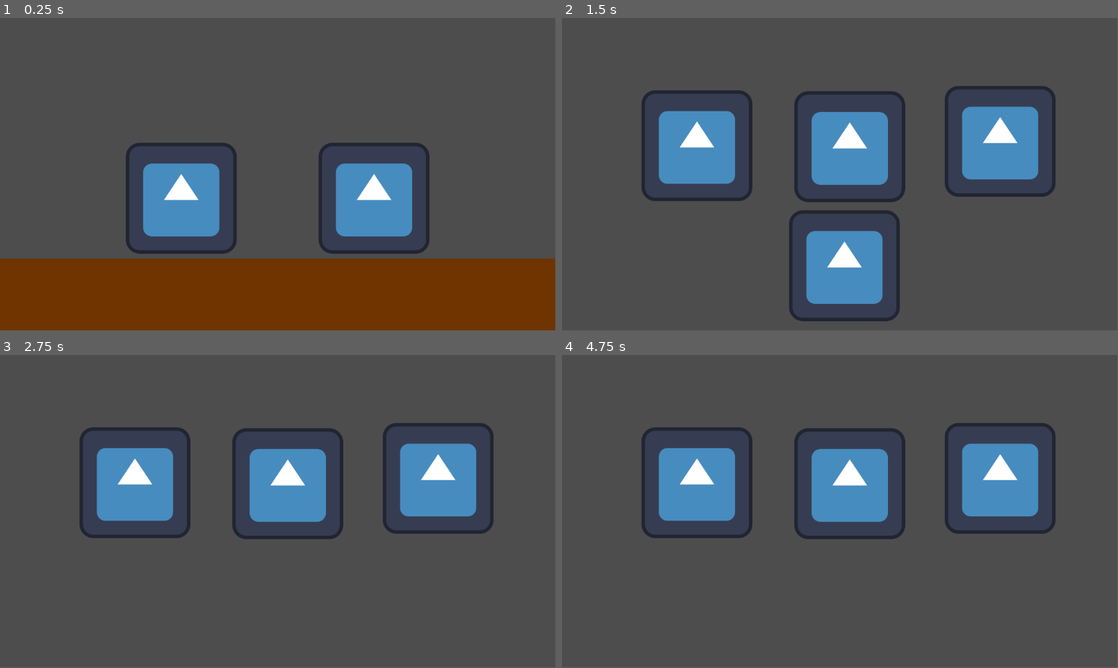
Above: before the commit, frames 1-4 (two rows, left to right).
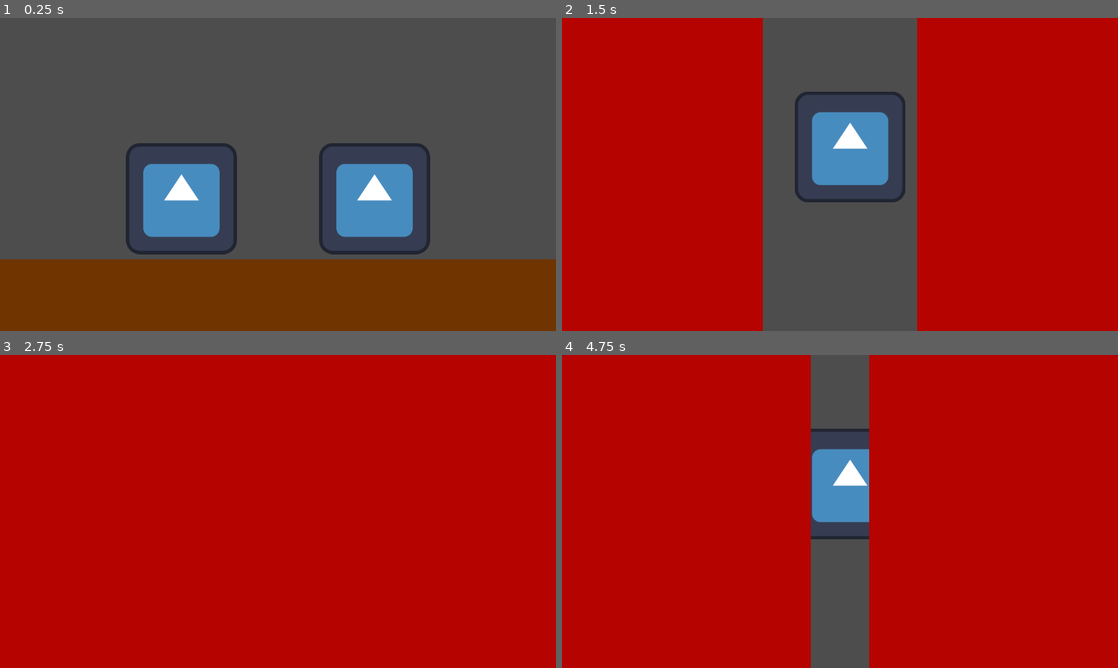
Above: after the commit, the same moments.

Repository: frn1/GGJ-2024
Game: Godot game, scene res://scenes/main.tscn
Two runs of this game, one before a commit and one after it. Both use one fixed random seed, a clock stepped at 60 frames per second and the inputs below. The engine's default icon, where the game draws it, is replaced by a stand-in: a white triangle on a blue panel in a dark square.
Inputs (mouse positions are in pixels of both pictures, inside the frame that each line leads up to):
- Up to frame 1 (0.25 s): no input
- Up to frame 2 (1.5 s): move the mouse to (962, 158) at 0.52 s; hold Up (ui_up) from 0.53 s (still down); click (962, 158) at 0.67 s; move the mouse to (728, 190) at 1.27 s
- Up to frame 3 (2.75 s): move the mouse to (333, 442) at 2.02 s; release Up (ui_up) at 2.03 s; hold Down (ui_down) from 2.03 s (still down); tap Up (ui_up) at 2.1 s
- Up to frame 4 (4.75 s): move the mouse to (812, 574) at 2.77 s; release Down (ui_down) at 2.78 s; hold Up (ui_up) 2.78-4.28 s; click (812, 574) at 2.92 s; move the mouse to (1006, 558) at 3.52 s; tap Enter at 4.25 s; move the mouse to (673, 464) at 4.27 s; hold Down (ui_down) from 4.28 s (still down); tap Up (ui_up) at 4.35, 4.52 s
In our replay, the window is 799x449 before the commit and 800x450 after it. These sizes can differ from the game's own. Grey fills any space a smaller window leaves; there, only what the larger window draws over its background counts as a difference.

The runs differ from the first frame. In frame 1, 0.9% of the frame differs, in the area x 0-100%, y 0-78%; in frame 2, 76%; in frame 3, 100%, in the area x 0-100%, y 0-100%; in frame 4, 89%.

Commit message:
Fix player movement and add transitions between scenes

Diff:
--- a/project.godot
+++ b/project.godot
@@ -15,6 +15,10 @@
 config/features=PackedStringArray("4.2", "GL Compatibility")
 run/flush_stdout_on_print=true
 config/icon="res://icon.svg"
+
+[display]
+
+window/stretch/mode="canvas_items"
 
 [input]
 
--- a/scenes/common/minigame.tscn
+++ b/scenes/common/minigame.tscn
@@ -14,12 +14,14 @@
 script = ExtResource("1_2mr3c")
 minigame_folders = Array[String](["res://scenes/minigames/rock_paper_sissors/"])
 
-[node name="Left blind" type="MeshInstance2D" parent="."]
+[node name="Contents" type="Node2D" parent="."]
+
+[node name="Left curtain" type="MeshInstance2D" parent="."]
 modulate = Color(0.709804, 0.0156863, 0, 1)
 position = Vector2(-600, 0)
 mesh = SubResource("QuadMesh_dnv2f")
 
-[node name="Right blind" type="MeshInstance2D" parent="."]
+[node name="Right curtain" type="MeshInstance2D" parent="."]
 modulate = Color(0.709804, 0.0156863, 0, 1)
 position = Vector2(600, 0)
 mesh = SubResource("QuadMesh_3camo")
--- a/scenes/common/player.tscn
+++ b/scenes/common/player.tscn
@@ -14,14 +14,15 @@
 "speed": 5.0
 }]
 
-[sub_resource type="CircleShape2D" id="CircleShape2D_ovfb4"]
-radius = 100.0
+[sub_resource type="RectangleShape2D" id="RectangleShape2D_5yvn2"]
+size = Vector2(230, 230)
 
 [node name="Player" type="CharacterBody2D"]
+safe_margin = 0.1
 script = ExtResource("1_q6cb8")
 
 [node name="AnimatedSprite2D" type="AnimatedSprite2D" parent="."]
 sprite_frames = SubResource("SpriteFrames_qehtc")
 
 [node name="CollisionShape2D" type="CollisionShape2D" parent="."]
-shape = SubResource("CircleShape2D_ovfb4")
+shape = SubResource("RectangleShape2D_5yvn2")
--- a/scenes/in_between/in_between.tscn
+++ b/scenes/in_between/in_between.tscn
@@ -13,6 +13,7 @@
 [sub_resource type="PhysicsMaterial" id="PhysicsMaterial_5abgi"]
 
 [sub_resource type="WorldBoundaryShape2D" id="WorldBoundaryShape2D_pmqvo"]
+distance = 1.0
 
 [sub_resource type="QuadMesh" id="QuadMesh_gcugj"]
 size = Vector2(1200, 200)
@@ -39,7 +40,6 @@
 physics_material_override = SubResource("PhysicsMaterial_5abgi")
 
 [node name="CollisionShape2D" type="CollisionShape2D" parent="Floor"]
-position = Vector2(3, 3)
 shape = SubResource("WorldBoundaryShape2D_pmqvo")
 
 [node name="MeshInstance2D" type="MeshInstance2D" parent="Floor"]
--- a/scenes/main.tscn
+++ b/scenes/main.tscn
@@ -12,17 +12,13 @@
 
 [node name="Player 1" parent="." instance=ExtResource("1_s63dt")]
 position = Vector2(-200, 0)
+collision_layer = 3
+collision_mask = 3
 
 [node name="Player 2" parent="." instance=ExtResource("1_s63dt")]
 position = Vector2(200, 0)
-collision_layer = 2
-collision_mask = 2
-floor_stop_on_slope = false
-floor_constant_speed = true
-floor_block_on_wall = false
+collision_layer = 3
+collision_mask = 3
 player_number = 2
 
 [node name="Minigame" parent="." instance=ExtResource("3_sbcpi")]
-in_between = NodePath("../In-between")
-player1 = NodePath("../Player 1")
-player2 = NodePath("../Player 2")
--- a/scenes/minigames/rock_paper_sissors/game.tscn
+++ b/scenes/minigames/rock_paper_sissors/game.tscn
@@ -8,37 +8,36 @@
 script = ExtResource("1_trfk1")
 
 [node name="Rock" type="Sprite2D" parent="."]
-position = Vector2(280, 265)
+position = Vector2(-296, -59)
 texture = ExtResource("1_f7dv5")
 script = ExtResource("2_umiun")
 choice = 0
 
 [node name="Paper" type="Sprite2D" parent="."]
-position = Vector2(597, 267)
+position = Vector2(21, -57)
 texture = ExtResource("1_f7dv5")
 script = ExtResource("2_umiun")
 choice = 1
 
 [node name="Sissors" type="Sprite2D" parent="."]
-position = Vector2(909, 256)
+position = Vector2(333, -68)
 texture = ExtResource("1_f7dv5")
 script = ExtResource("2_umiun")
 choice = 2
 
 [node name="Won" type="Sprite2D" parent="."]
 visible = false
-position = Vector2(388, 586)
+position = Vector2(-176, 180)
 texture = ExtResource("1_f7dv5")
 
 [node name="Tie" type="Sprite2D" parent="."]
 visible = false
-position = Vector2(586, 514)
+position = Vector2(22, 108)
 texture = ExtResource("1_f7dv5")
 
 [node name="Lost" type="Sprite2D" parent="."]
 visible = false
-position = Vector2(796, 592)
+position = Vector2(232, 186)
 texture = ExtResource("1_f7dv5")
 
 [node name="Camera2D" type="Camera2D" parent="."]
-position = Vector2(576, 324)
--- a/scripts/minigame.gd
+++ b/scripts/minigame.gd
@@ -14,10 +14,10 @@
 var current_minigame
 var old_camera
 
-@onready var initial_left_blind_pos = $"Left blind".position
-@onready var initial_right_blind_pos = $"Right blind".position
+@onready var initial_left_curtain_pos = $"Left curtain".position
+@onready var initial_right_curtain_pos = $"Right curtain".position
 
-func after_blinds_enter(minigame: Minigame, difficulty: float):
+func after_curtains_enter_load(minigame: Minigame, difficulty: float):
 	print("Loading minigame " + minigame.id)
 
 	var old_viewport = get_viewport()
@@ -46,16 +46,16 @@
 		p2_node.global_position = spawn_p2.global_position
 		p2_node.velocity = Vector2.ZERO
 
-	for child in get_children():
+	for child in $Contents.get_children():
 		child.free()
-	add_child(scene)
+	$Contents.add_child(scene)
 
 	var timer: SceneTreeTimer = get_tree().create_timer(0.3)
 	timer.timeout.connect(
 		func ():
 			var tween: Tween = get_tree().create_tween().set_parallel(true)
-			tween.tween_property($"Left blind", "position", initial_left_blind_pos, 0.5)
-			tween.tween_property($"Right blind", "position", initial_right_blind_pos, 0.5)
+			tween.tween_property($"Left curtain", "position", initial_left_curtain_pos, 0.5)
+			tween.tween_property($"Right curtain", "position", initial_right_curtain_pos, 0.5)
 	)
 
 func load_minigame(minigame: Minigame, difficulty: float):
@@ -66,26 +66,22 @@
 	current_minigame = minigame
 
 	var tween: Tween = get_tree().create_tween().set_parallel(true)
-	tween.tween_property($"Left blind", "position", Vector2.ZERO, 0.5)
-	tween.tween_property($"Right blind", "position", Vector2.ZERO, 0.5)
-	tween.tween_callback(func (): after_blinds_enter(minigame, difficulty))
+	tween.tween_property($"Left curtain", "position", Vector2.ZERO, 0.5)
+	tween.tween_property($"Right curtain", "position", Vector2.ZERO, 0.5)
+	tween.finished.connect(func (): after_curtains_enter_load(minigame, difficulty))
 
-func unload_minigame():
-	if current_minigame == null:
-		push_error("Attempted to unload the current minigame without a minigame loaded")
-		return
-
+func after_curtains_enter_unload():
 	print("Unloading current minigame")
 
 	in_between_node.process_mode = PROCESS_MODE_INHERIT
 	in_between_node.show()
 
 	#p2_node.enabled = true
+	p1_node.show()
 	p1_node.process_mode = PROCESS_MODE_INHERIT
-	p1_node.show()
 	#p2_node.enabled = true
+	p2_node.show()
 	p2_node.process_mode = PROCESS_MODE_INHERIT
-	p2_node.show()
 
 	if current_minigame.include_players == true:
 		var spawn_p1 = in_between_node.get_node("Spawn P1")
@@ -95,12 +91,35 @@
 		p2_node.global_position = spawn_p2.global_position
 		p2_node.velocity = Vector2.ZERO
 
-	for child in get_children():
+	for child in $Contents.get_children():
 		child.free()
 
 	old_camera.enabled = true
 
 	current_minigame = null
+
+	var timer: SceneTreeTimer = get_tree().create_timer(0.3)
+	timer.timeout.connect(
+		func ():
+			var tween: Tween = get_tree().create_tween().set_parallel(true)
+			tween.tween_property($"Left curtain", "position", initial_left_curtain_pos, 0.5)
+			tween.tween_property($"Right curtain", "position", initial_right_curtain_pos, 0.5)
+			#tween.finished.connect(func():
+				#p1_node.process_mode = PROCESS_MODE_INHERIT
+				#p2_node.process_mode = PROCESS_MODE_INHERIT
+			#)
+	)
+
+func unload_minigame():
+	if current_minigame == null:
+		push_error("Attempted to unload the current minigame without a minigame loaded")
+		return
+
+	var tween: Tween = get_tree().create_tween().set_parallel(true)
+	tween.tween_property($"Left curtain", "position", Vector2.ZERO, 0.5)
+	tween.tween_property($"Right curtain", "position", Vector2.ZERO, 0.5)
+	tween.finished.connect(after_curtains_enter_unload)
+
 
 class Minigame:
 	var name: String
--- a/scripts/player.gd
+++ b/scripts/player.gd
@@ -5,7 +5,7 @@
 @export var player_number = 1
 
 @export var speed = 500.0
-@export var jump_velocity = -810.0
+@export var jump_velocity = -850.0
 
 # Get the gravity from the project settings to be synced with RigidBody nodes.
 var gravity = ProjectSettings.get_setting("physics/2d/default_gravity")
@@ -28,9 +28,6 @@
 
 	# Get the input direction and handle the movement/deceleration.
 	var direction: float = Input.get_axis(format_action("left", player_number), format_action("right", player_number))
-	if direction:
-		velocity.x = direction * speed
-	else:
-		velocity.x = move_toward(velocity.x, 0, speed)
+	velocity.x = speed * direction
 
 	move_and_slide()
